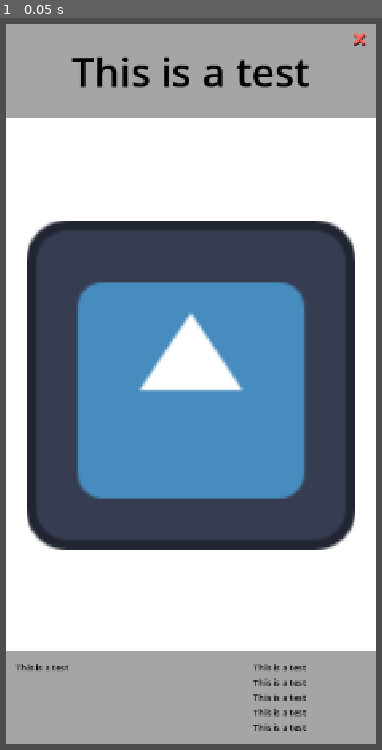
Above: before the commit, frame 1.
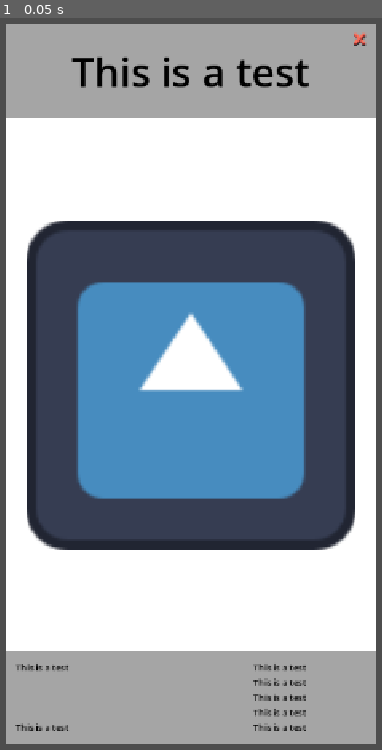
Above: after the commit, the same moment.

Repository: ActuallySanta/Fantasy-Guild-Manager
Game: Godot game, scene res://Scenes/Characters/character_ui_card.tscn
The game is run twice, just before and just after one commit, with the same random seed, the same clock (stepped at 60 frames per second) and the same inputs. This scene is started directly instead of the project's main scene. The engine's default icon, where the game draws it, is replaced by a stand-in: a white triangle on a blue panel in a dark square.
Inputs:
- Up to frame 1 (0.05 s): no input

The runs differ from the first frame. In frame 1, less than 0.1% of the frame differs, in the area x 3-18%, y 96-98%.
Error in both runs: Invalid access to property or key 'title' on a base object of type 'Nil'. (res://Scripts/Character)

Commit message:
Added injury display on UI card and imported mage

Diff:
--- a/Globals/external_content_container.gd
+++ b/Globals/external_content_container.gd
@@ -63,7 +63,7 @@
 	GuildCharacter.CharacterRole.KNIGHT: preload("uid://0nieya7vg7ir"),
 	GuildCharacter.CharacterRole.PRIEST: preload("uid://dwkwfcgs6qeya"),
 	GuildCharacter.CharacterRole.PATHFINDER: preload("uid://dqfofkh0uu3x3"),
-	GuildCharacter.CharacterRole.MAGE: preload("uid://deis7oxw14qbl"),
+	GuildCharacter.CharacterRole.MAGE: preload("uid://bw0opsv6knijq"),
 }
 
 
--- a/Scenes/Characters/character_ui_card.tscn
+++ b/Scenes/Characters/character_ui_card.tscn
@@ -3,6 +3,9 @@
 [ext_resource type="Script" uid="uid://cp5ny880jqmtd" path="res://Scripts/Character Generator/character_ui_card.gd" id="1_h6oeb"]
 [ext_resource type="Texture2D" uid="uid://deis7oxw14qbl" path="res://icon.svg" id="1_iwhsd"]
 [ext_resource type="PackedScene" uid="uid://kkjpbudn1ejv" path="res://Scenes/UI/Reusable Elements/close_button.tscn" id="2_8ovrn"]
+
+[sub_resource type="StyleBoxFlat" id="StyleBoxFlat_grey"]
+bg_color = Color(0.6452097, 0.6452098, 0.6452097, 1)
 
 [sub_resource type="LabelSettings" id="LabelSettings_g4v7s"]
 font_size = 64
@@ -11,9 +14,6 @@
 [sub_resource type="LabelSettings" id="LabelSettings_h6oeb"]
 font_size = 14
 font_color = Color(0, 0, 0, 1)
-
-[sub_resource type="StyleBoxFlat" id="StyleBoxFlat_grey"]
-bg_color = Color(0.6452097, 0.6452098, 0.6452097, 1)
 
 [node name="Character UI Card" type="MarginContainer" unique_id=424955004]
 custom_minimum_size = Vector2(200, 450)
@@ -48,6 +48,7 @@
 theme_override_constants/margin_bottom = 32
 
 [node name="Character Name Label" type="Label" parent="VBoxContainer/Name Background/CenterContainer" unique_id=718164899]
+custom_minimum_size = Vector2(5, 0)
 layout_mode = 2
 text = "This is a test"
 label_settings = SubResource("LabelSettings_g4v7s")
@@ -88,7 +89,20 @@
 layout_mode = 2
 theme_override_constants/separation = 16
 
-[node name="Character Description Label" type="Label" parent="VBoxContainer/Stat Block/MarginContainer/HBoxContainer" unique_id=345132546]
+[node name="VBoxContainer2" type="VBoxContainer" parent="VBoxContainer/Stat Block/MarginContainer/HBoxContainer" unique_id=947403505]
+layout_mode = 2
+size_flags_horizontal = 3
+
+[node name="Character Description Label" type="Label" parent="VBoxContainer/Stat Block/MarginContainer/HBoxContainer/VBoxContainer2" unique_id=345132546]
+custom_minimum_size = Vector2(150, 0)
+layout_mode = 2
+size_flags_horizontal = 3
+size_flags_vertical = 3
+text = "This is a test"
+label_settings = SubResource("LabelSettings_h6oeb")
+autowrap_mode = 3
+
+[node name="Character Injury Label" type="Label" parent="VBoxContainer/Stat Block/MarginContainer/HBoxContainer/VBoxContainer2" unique_id=1122551611]
 custom_minimum_size = Vector2(150, 0)
 layout_mode = 2
 size_flags_horizontal = 3
--- a/Scripts/Character Generator/character_ui_card.gd
+++ b/Scripts/Character Generator/character_ui_card.gd
@@ -10,7 +10,9 @@
 
 @onready var character_icon: TextureRect = $"VBoxContainer/MarginContainer/Character Icon"
 
-@onready var character_description_label: Label = $"VBoxContainer/Stat Block/MarginContainer/HBoxContainer/Character Description Label"
+@onready var character_description_label: Label = $"VBoxContainer/Stat Block/MarginContainer/HBoxContainer/VBoxContainer2/Character Description Label"
+@onready var character_injury_label: Label = $"VBoxContainer/Stat Block/MarginContainer/HBoxContainer/VBoxContainer2/Character Injury Label"
+
 
 @onready var defense_label: Label = $"VBoxContainer/Stat Block/MarginContainer/HBoxContainer/VBoxContainer/Defense Label"
 @onready var sleaziness_label: Label = $"VBoxContainer/Stat Block/MarginContainer/HBoxContainer/VBoxContainer/Sleaziness Label"
@@ -30,6 +32,7 @@
 	sleaziness_label.text = "Sleaziness: " + str(loaded_character.stats[GuildCharacter.StatType.SLEAZINESS])
 	pluck_label.text = "Pluck: " + str(loaded_character.pluck)
 	character_description_label.text = loaded_character.description
+	character_injury_label.text = "Injury Level: " + str(GuildCharacter.InjuryLevel.find_key(loaded_character.injury_level))
 	character_icon.texture = ExternalContentContainer.get_character_icon(loaded_character.role)
 	pass # Replace with function body.
 
Binary file added: Sprites/Character Icons/mage_icon.png
Not shown, added: Sprites/Character Icons/mage_icon.png.import
